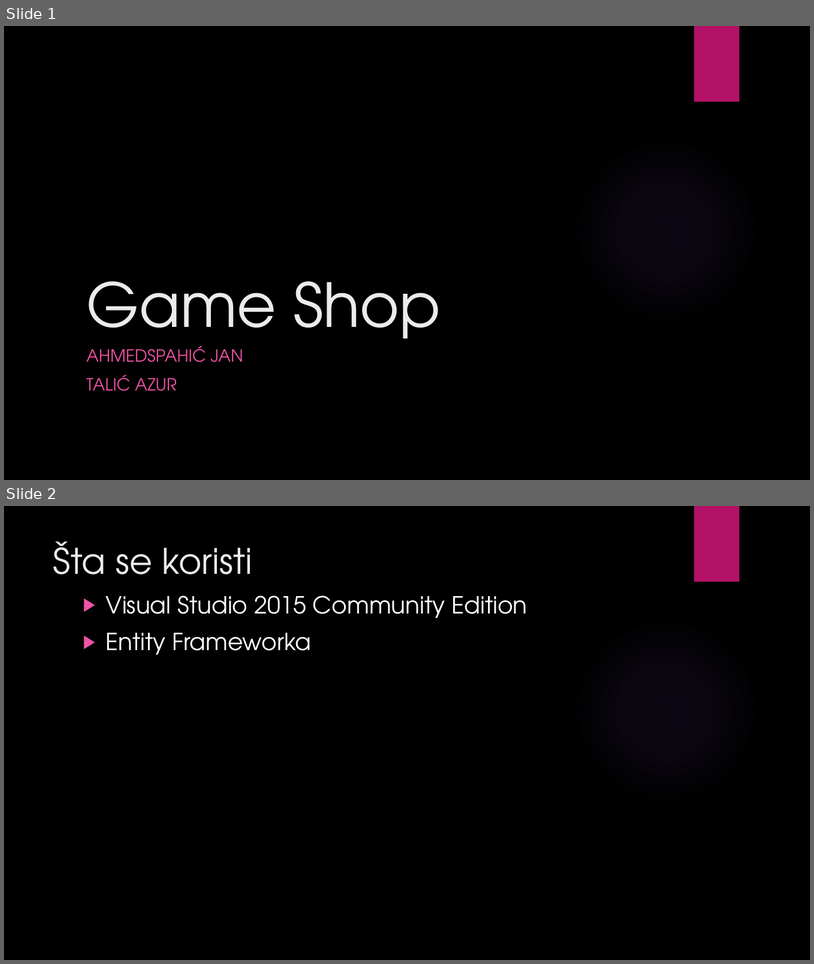
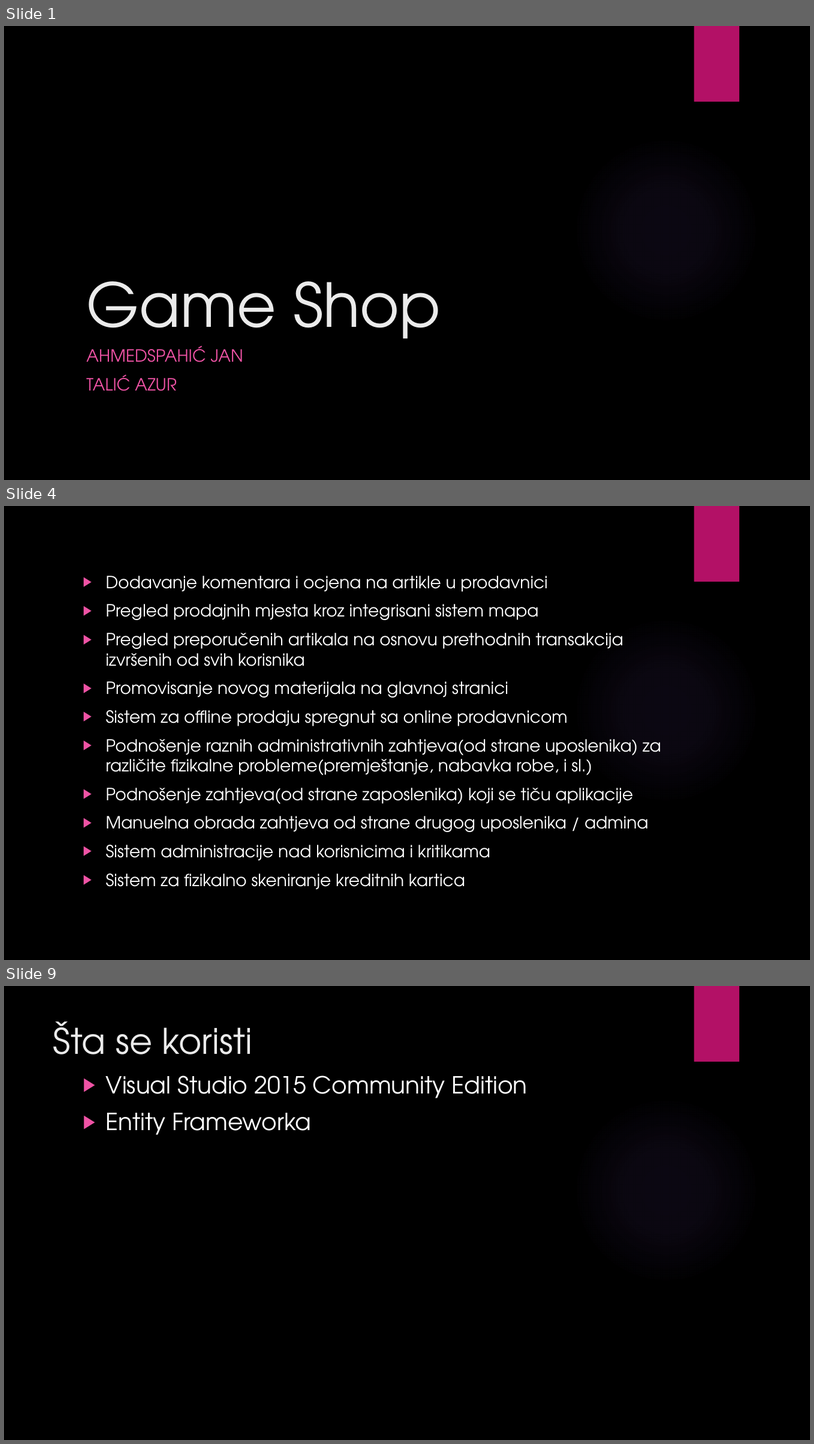
Before and after one commit to ooad-2016-2017/Tim19-PraiseTheSun, a slide deck: Game_Shop.pptx. Shown one above the other, each under a label of ours: slides 1 and 2 before the commit, slides 1, 4 and 9 after it; the slides between them are not shown. The pictures are 814x964 and 814x1444 pixels, drawn with LibreOffice and Linux fonts; fonts in the diff are those of the drawing; background and template pictures are left out. Boxes give left, top, right and bottom in pixels: in the first picture for what was removed or moved away, otherwise in the second. Text is boxed around its words. In the diff, an @@ line names an element or a change of style, - is before the commit and + after.

```diff
--- a/Game_Shop.pptx
+++ b/Game_Shop.pptx
@@ slide 4 added at [4, 506, 810, 960], background picture (left out); not listed: 2 template elements that a slide beside it also shows @@
@@ text added at [106, 576, 662, 889], 20 pt, text #FFFFFF @@
+▶ Dodavanje komentara i ocjena na artikle u prodavnici
+▶ Pregled prodajnih mjesta kroz integrisani sistem mapa
+▶ Pregled preporučenih artikala na osnovu prethodnih transakcija izvršenih od svih korisnika
+▶ Promovisanje novog materijala na glavnoj stranici
+▶ Sistem za offline prodaju spregnut sa online prodavnicom
+▶ Podnošenje raznih administrativnih zahtjeva(od strane uposlenika) za različite fizikalne probleme(premještanje, nabavka robe, i sl.)
+▶ Podnošenje zahtjeva(od strane zaposlenika) koji se tiču aplikacije
+▶ Manuelna obrada zahtjeva od strane drugog uposlenika / admina
+▶ Sistem administracije nad korisnicima i kritikama
+▶ Sistem za fizikalno skeniranje kreditnih kartica
@@ what was slide 2 is now slide 9 @@
```
Also in this commit, not shown: 6 other slides added, 1 slide removed.
